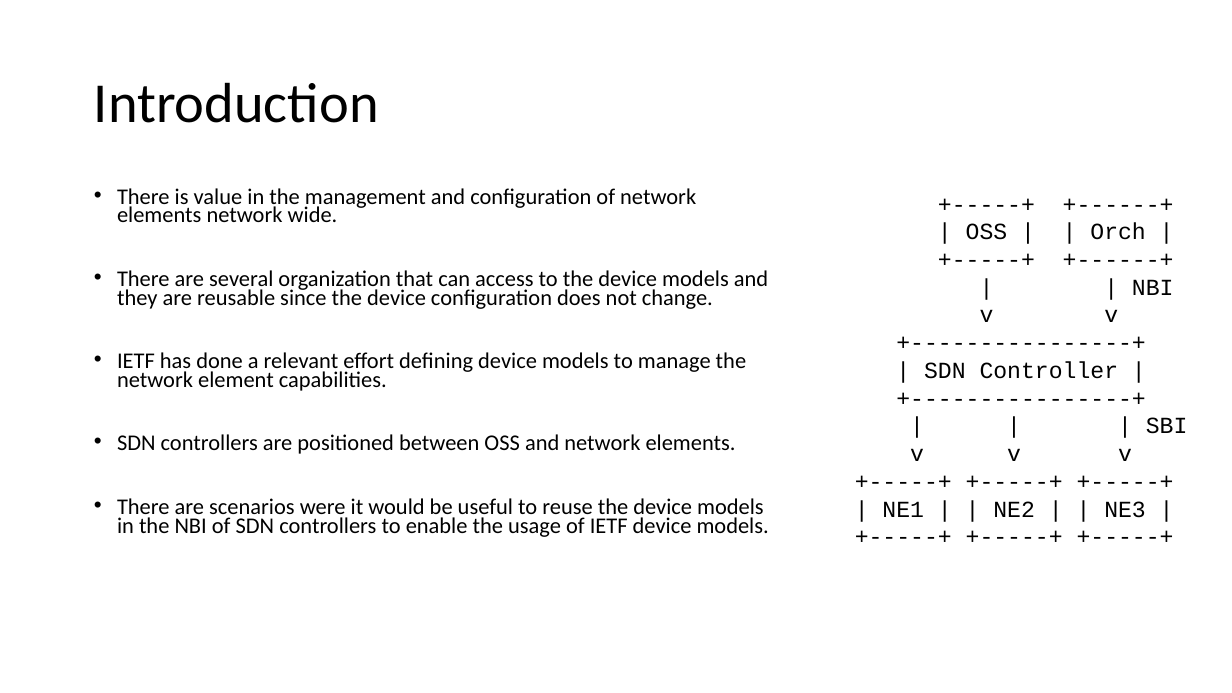
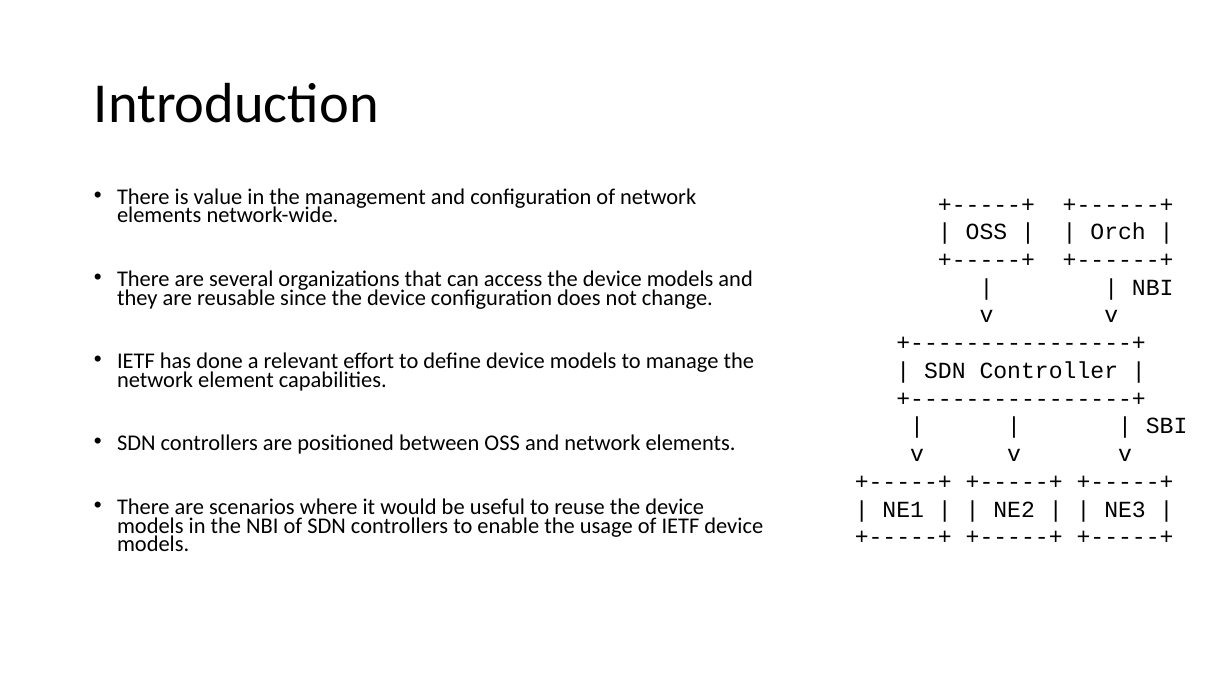
Before and after one commit to oscargdd/network-yang-models, a slide deck: slide 3 of Slides/2. draft-xxx-device-models.pptx. Drawn at 1232x693 pixels with LibreOffice and Linux fonts; fonts in the diff are those of the drawing. Boxes give left, top, right and bottom in pixels: in the first picture for what was removed or moved away, otherwise in the second. Text is boxed around its words. In the diff, an @@ line names an element or a change of style, - is before the commit and + after.

```diff
--- a/Slides/2. draft-xxx-device-models.pptx
+++ b/Slides/2. draft-xxx-device-models.pptx
@@ text at (117,188,754,391): text changed @@
-• There is value in the management and configuration of network elements network wide.
-• There are several organization that can access to the device models and they are reusable since the device configuration does not change.
-• IETF has done a relevant effort defining device models to manage the network element capabilities.
+• There is value in the management and configuration of network elements network-wide.
+• There are several organizations that can access the device models and they are reusable since the device configuration does not change.
+• IETF has done a relevant effort to define device models to manage the network element capabilities.
@@ text at (117,498,763,551): text changed @@
-• There are scenarios were it would be useful to reuse the device models in the NBI of SDN controllers to enable the usage of IETF device models.
+• There are scenarios where it would be useful to reuse the device models in the NBI of SDN controllers to enable the usage of IETF device models.
```
Also in this commit, not shown: 1 other slide changed.
